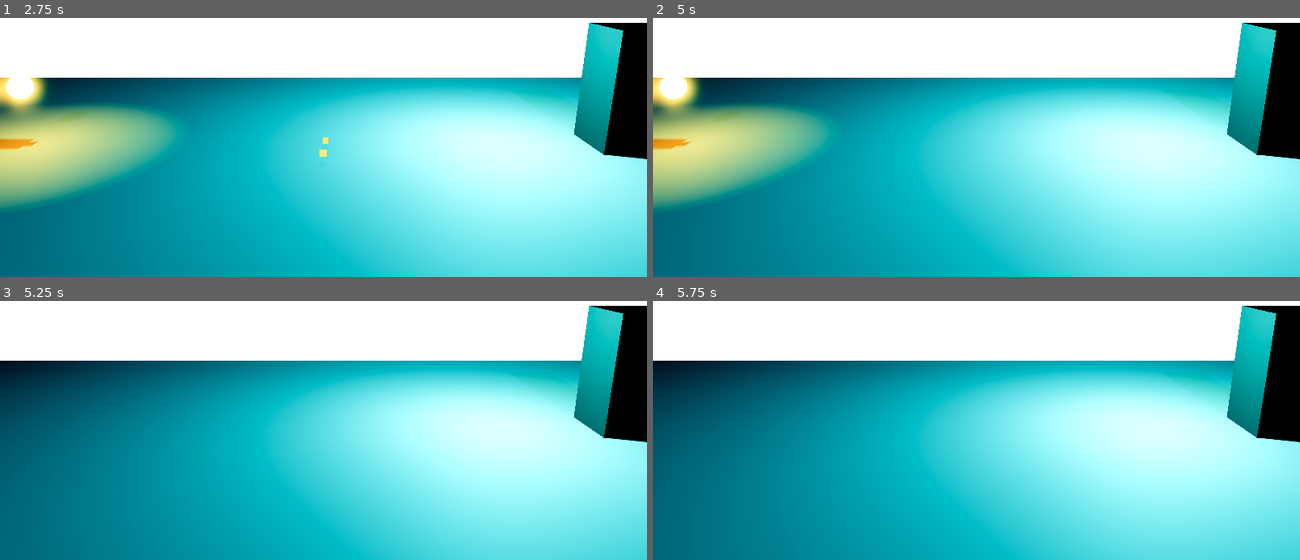
Above: before the commit, frames 1-4 (two rows, left to right).
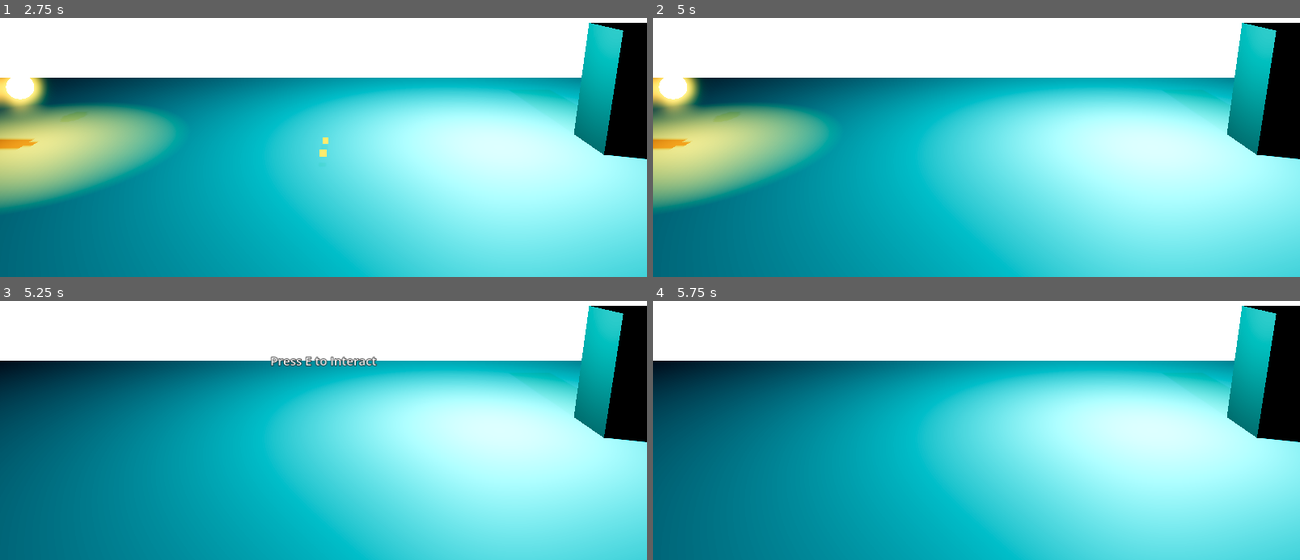
Above: after the commit, the same moments.

Repository: Chucotka/Skeleton-City-Cyber-Rebirth
Game: Godot game, scene res://scenes/levels/prologue_lab.tscn
Same seed, same stepped clock (60 frames per second), same inputs: the game is played once before the commit and once after it.
Inputs (mouse positions are in pixels of both pictures, inside the frame that each line leads up to):
- Up to frame 1 (2.75 s): tap Enter (ui_accept) at 0.5, 0.8, 1.25, 1.35, 2 s; move the mouse to (465, 77) at 0.52 s; hold D (move_right) 0.53-1.28 s; hold E (interact) 0.53-1.28 s; tap Space (jump) at 0.77, 1.52 s; move the mouse to (194, 113) at 1.27 s; hold A (move_left) 1.28-2.03 s; tap E (interact) at 1.55 s; move the mouse to (outside the picture) at 2.02 s; hold D (move_right) from 2.03 s (still down); hold Enter (ui_accept) from 2.03 s (still down); click (outside the picture) at 2.1 s
- Up to frame 2 (5 s): move the mouse to (944, 168) at 2.77 s; release Enter (ui_accept) at 2.78 s; tap E (interact) at 2.85, 4.35 s; tap Space (jump) at 3.02, 3.77, 4.52 s; tap Enter (ui_accept) at 3.5 s; move the mouse to (1170, 150) at 3.52 s; release D (move_right) at 3.53 s; hold Enter (ui_accept) 3.53-4.28 s; hold A (move_left) from 3.53 s (still down); move the mouse to (782, 41) at 4.27 s
- Up to frame 3 (5.25 s): keep holding A (move_left); tap E (interact) at 5 s; move the mouse to (355, 378) at 5.02 s; hold Enter (ui_accept) from 5.03 s (still down)
- Up to frame 4 (5.75 s): keep holding A (move_left); keep holding Enter (ui_accept)

Frames 1-2 are identical in both runs. In frame 3, 0.4% of the frame differs, in the area x 41-59%, y 21-26%; in frame 4, nothing differs.

Commit message:
feat: implement interaction prompts and hacking minigame
- Add InteractionPrompt UI for contextual feedback.
- Implement timing-bar HackingMinigame.
- Create HackingTerminal and Door systems for environmental puzzles.
- Update PlayerController to show/hide interaction prompts.
- Integrate new hacking elements into the Prologue Lab scene.
- Fix sub-resource errors in scene file for HackingTerminal nodes.

Co-authored-by: Chucotka <196717376+Chucotka@users.noreply.github.com>

Diff:
--- a/scenes/levels/prologue_lab.tscn
+++ b/scenes/levels/prologue_lab.tscn
@@ -7,6 +7,10 @@
 [ext_resource type="Resource" path="res://resources/memories/first_memory.tres" id="5_mem_data"]
 [ext_resource type="Script" path="res://scripts/player/hitbox_3d.gd" id="6_hitbox"]
 [ext_resource type="Script" path="res://scripts/systems/i_damageable.gd" id="7_damageable"]
+[ext_resource type="PackedScene" path="res://scenes/ui/interaction_prompt.tscn" id="8_prompt"]
+[ext_resource type="PackedScene" path="res://scenes/ui/hacking_minigame.tscn" id="9_hacking"]
+[ext_resource type="Script" path="res://scripts/environment/hacking_terminal.gd" id="10_hack_term"]
+[ext_resource type="Script" path="res://scripts/environment/door.gd" id="11_door"]
 
 [sub_resource type="CapsuleShape3D" id="CapsuleShape3D_1"]
 radius = 0.5
@@ -14,6 +18,12 @@
 
 [sub_resource type="BoxShape3D" id="BoxShape3D_2"]
 size = Vector3(1.5, 1, 1)
+
+[sub_resource type="BoxShape3D" id="BoxShape3D_3"]
+size = Vector3(1, 2, 1)
+
+[sub_resource type="BoxMesh" id="BoxMesh_1"]
+size = Vector3(1, 2, 1)
 
 [sub_resource type="StandardMaterial3D" id="StandardMaterial3D_Dummy"]
 albedo_color = Color(0.5, 0.2, 0.2, 1)
@@ -66,12 +76,46 @@
 [node name="CollisionShape3D" type="CollisionShape3D" parent="Player/Hitbox3D"]
 shape = SubResource("BoxShape3D_2")
 
+[node name="UI" type="CanvasLayer" parent="Player"]
+
+[node name="InteractionPrompt" parent="Player/UI" instance=ExtResource("8_prompt")]
+
 [node name="Terminal" parent="." instance=ExtResource("3_terminal")]
 transform = Transform3D(1, 0, 0, 0, 1, 0, 0, 0, 1, 8, 1, 0)
+
+[node name="HackingTerminal" type="StaticBody3D" parent="."]
+transform = Transform3D(1, 0, 0, 0, 1, 0, 0, 0, 1, 12, 1, 0)
+script = ExtResource("10_hack_term")
+linked_object = NodePath("../HackedDoor")
+alarm_light = NodePath("AlarmLight")
+
+[node name="CollisionShape3D" type="CollisionShape3D" parent="HackingTerminal"]
+shape = SubResource("BoxShape3D_3")
+
+[node name="MeshInstance3D" type="MeshInstance3D" parent="HackingTerminal"]
+mesh = SubResource("BoxMesh_1")
+
+[node name="AlarmLight" type="OmniLight3D" parent="HackingTerminal"]
+transform = Transform3D(1, 0, 0, 0, 1, 0, 0, 0, 1, 0, 1.5, 0)
+light_color = Color(1, 1, 1, 1)
+light_energy = 0.0
+
+[node name="HackedDoor" type="Node3D" parent="."]
+transform = Transform3D(1, 0, 0, 0, 1, 0, 0, 0, 1, 15, 0, 0)
+script = ExtResource("11_door")
+
+[node name="DoorMesh" type="CSGBox3D" parent="HackedDoor"]
+transform = Transform3D(1, 0, 0, 0, 1, 0, 0, 0, 1, 0, 2.5, 0)
+use_collision = true
+size = Vector3(0.5, 5, 4)
 
 [node name="MemoryFragmentItem" parent="." instance=ExtResource("4_memory")]
 transform = Transform3D(1, 0, 0, 0, 1, 0, 0, 0, 1, -5, 1, 0)
 memory_data = ExtResource("5_mem_data")
+
+[node name="HackingUI" type="CanvasLayer" parent="."]
+
+[node name="HackingMinigame" parent="HackingUI" instance=ExtResource("9_hacking")]
 
 [node name="BrokenRobotDummy" type="CSGBox3D" parent="."]
 transform = Transform3D(1, 0, 0, 0, 1, 0, 0, 0, 1, 5, 1, 0)
--- /dev/null
+++ b/scenes/ui/hacking_minigame.tscn
@@ -0,0 +1,83 @@
+[gd_scene load_steps=2 format=3]
+
+[ext_resource type="Script" path="res://scripts/ui/hacking_minigame.gd" id="1_script"]
+
+[node name="HackingMinigame" type="Control"]
+layout_mode = 3
+anchors_preset = 8
+anchor_left = 0.5
+anchor_top = 0.5
+anchor_right = 0.5
+anchor_bottom = 0.5
+grow_horizontal = 2
+grow_vertical = 2
+script = ExtResource("1_script")
+
+[node name="Background" type="ColorRect" parent="."]
+layout_mode = 1
+anchors_preset = 8
+anchor_left = 0.5
+anchor_top = 0.5
+anchor_right = 0.5
+anchor_bottom = 0.5
+offset_left = -200.0
+offset_top = -25.0
+offset_right = 200.0
+offset_bottom = 25.0
+grow_horizontal = 2
+grow_vertical = 2
+color = Color(0.1, 0.1, 0.1, 0.8)
+
+[node name="ProgressBar" type="Control" parent="."]
+layout_mode = 1
+anchors_preset = 8
+anchor_left = 0.5
+anchor_top = 0.5
+anchor_right = 0.5
+anchor_bottom = 0.5
+offset_left = -190.0
+offset_top = -15.0
+offset_right = 190.0
+offset_bottom = 15.0
+grow_horizontal = 2
+grow_vertical = 2
+
+[node name="SuccessZone" type="ColorRect" parent="ProgressBar"]
+layout_mode = 1
+anchors_preset = 13
+anchor_left = 0.5
+anchor_right = 0.5
+anchor_bottom = 1.0
+offset_left = -30.0
+offset_right = 30.0
+grow_horizontal = 2
+grow_vertical = 2
+color = Color(0, 0.8, 0, 0.5)
+
+[node name="Slider" type="ColorRect" parent="ProgressBar"]
+layout_mode = 1
+anchors_preset = 13
+anchor_left = 0.5
+anchor_right = 0.5
+anchor_bottom = 1.0
+offset_left = -2.0
+offset_right = 2.0
+grow_horizontal = 2
+grow_vertical = 2
+color = Color(1, 1, 1, 1)
+
+[node name="Label" type="Label" parent="."]
+layout_mode = 1
+anchors_preset = 8
+anchor_left = 0.5
+anchor_top = 0.5
+anchor_right = 0.5
+anchor_bottom = 0.5
+offset_left = -100.0
+offset_top = 35.0
+offset_right = 100.0
+offset_bottom = 60.0
+grow_horizontal = 2
+grow_vertical = 2
+text = "Press SPACE to Hack"
+horizontal_alignment = 1
--- /dev/null
+++ b/scenes/ui/interaction_prompt.tscn
@@ -0,0 +1,37 @@
+[gd_scene load_steps=3 format=3]
+
+[ext_resource type="Script" path="res://scripts/ui/interaction_prompt.gd" id="1_script"]
+
+[sub_resource type="LabelSettings" id="LabelSettings_1"]
+font_size = 24
+outline_size = 4
+outline_color = Color(0, 0, 0, 1)
+
+[node name="InteractionPrompt" type="Control"]
+layout_mode = 3
+anchors_preset = 8
+anchor_left = 0.5
+anchor_top = 0.5
+anchor_right = 0.5
+anchor_bottom = 0.5
+grow_horizontal = 2
+grow_vertical = 2
+script = ExtResource("1_script")
+
+[node name="Label" type="Label" parent="."]
+layout_mode = 1
+anchors_preset = 8
+anchor_left = 0.5
+anchor_top = 0.5
+anchor_right = 0.5
+anchor_bottom = 0.5
+offset_left = -100.0
+offset_top = -50.0
+offset_right = 100.0
+offset_bottom = -20.0
+grow_horizontal = 2
+grow_vertical = 2
+text = "Press E to Interact"
+label_settings = SubResource("LabelSettings_1")
+horizontal_alignment = 1
+vertical_alignment = 1
--- /dev/null
+++ b/scripts/environment/door.gd
@@ -0,0 +1,22 @@
+extends Node3D
+
+@export var is_locked: bool = true
+@onready var anim_player: AnimationPlayer = get_node_or_null("AnimationPlayer")
+
+func unlock() -> void:
+	is_locked = false
+	print("Door unlocked!")
+	open()
+
+func open() -> void:
+	if is_locked:
+		print("Door is locked.")
+		return
+
+	print("Opening door...")
+	if anim_player:
+		anim_player.play("open")
+	else:
+		# Fallback: simple movement or hide
+		hide()
+		set_process_mode(PROCESS_MODE_DISABLED)
--- /dev/null
+++ b/scripts/environment/hacking_terminal.gd
@@ -0,0 +1,43 @@
+extends Interactable
+
+## Terminal that triggers a hacking minigame.
+
+@export var linked_object: Node3D # Door or terminal to unlock
+@export var alarm_light: OmniLight3D
+
+var hacking_ui: Control
+
+func _ready() -> void:
+	interact_text = "Hack"
+	# Find hacking UI - ideally this would be injected or globally accessible
+	# For now, we search in the current scene's UI layer
+	hacking_ui = get_tree().root.find_child("HackingMinigame", true, false)
+
+func _on_interact() -> void:
+	if hacking_ui:
+		if not hacking_ui.is_connected("minigame_completed", _on_hacking_completed):
+			hacking_ui.minigame_completed.connect(_on_hacking_completed, CONNECT_ONE_SHOT)
+		hacking_ui.start()
+	else:
+		push_error("Hacking UI not found in scene!")
+
+func _on_hacking_completed(success: bool) -> void:
+	if success:
+		_handle_success()
+	else:
+		_handle_failure()
+
+func _handle_success() -> void:
+	print("Terminal successfully hacked!")
+	if linked_object and linked_object.has_method("unlock"):
+		linked_object.unlock()
+	# Disable this terminal
+	is_enabled = false
+	interact_text = "Hacked"
+
+func _handle_failure() -> void:
+	print("Hack failed! Security alert triggered.")
+	if alarm_light:
+		alarm_light.light_color = Color(1, 0, 0)
+		alarm_light.light_energy = 10.0
+		# In a real game, you would trigger a sound and possibly enemies
--- a/scripts/player/player_controller.gd
+++ b/scripts/player/player_controller.gd
@@ -21,6 +21,7 @@
 @onready var sprite: Sprite3D = $Sprite3D
 @onready var interaction_ray: RayCast3D = $InteractionRay
 @onready var hitbox: Hitbox3D = $Hitbox3D
+@onready var interaction_prompt: Control = get_node_or_null("UI/InteractionPrompt")
 
 signal interaction_triggered(interactable: Node)
 signal state_changed(new_state: State)
@@ -67,8 +68,32 @@
 	move_and_slide()
 
 	# Interaction check
+	update_interaction_ui()
 	if Input.is_action_just_pressed("interact"):
 		check_interaction()
+
+func update_interaction_ui() -> void:
+	if not interaction_prompt:
+		return
+
+	if interaction_ray.is_colliding():
+		var collider = interaction_ray.get_collider()
+		var interactable = _get_interactable(collider)
+		if interactable:
+			interaction_prompt.display("Press E to " + interactable.interact_text)
+		else:
+			interaction_prompt.dismiss()
+	else:
+		interaction_prompt.dismiss()
+
+func _get_interactable(collider: Node) -> Node:
+	if not collider:
+		return null
+	if collider.has_method("interact"):
+		return collider
+	elif collider.get_parent().has_method("interact"):
+		return collider.get_parent()
+	return null
 
 func handle_standard_movement(delta: float) -> void:
 	# Handle Jump.
@@ -122,12 +147,7 @@
 	if interaction_ray.is_colliding():
 		var collider = interaction_ray.get_collider()
 		if collider:
-			var interactable = null
-			if collider.has_method("interact"):
-				interactable = collider
-			elif collider.get_parent().has_method("interact"):
-				interactable = collider.get_parent()
-
+			var interactable = _get_interactable(collider)
 			if interactable:
 				interactable.interact()
 				interaction_triggered.emit(interactable)
--- /dev/null
+++ b/scripts/ui/hacking_minigame.gd
@@ -0,0 +1,61 @@
+extends Control
+
+signal minigame_completed(success: bool)
+
+@export var speed: float = 2.0
+@export var success_zone_center: float = 0.5
+@export var success_zone_width: float = 0.15
+
+@onready var slider: ColorRect = $ProgressBar/Slider
+@onready var progress_bar: Control = $ProgressBar
+@onready var success_zone_ui: ColorRect = $ProgressBar/SuccessZone
+
+var current_pos: float = 0.0
+var direction: int = 1
+var is_active: bool = false
+
+func _ready() -> void:
+	hide()
+	# Set up success zone visual
+	success_zone_ui.anchor_left = success_zone_center - (success_zone_width / 2.0)
+	success_zone_ui.anchor_right = success_zone_center + (success_zone_width / 2.0)
+
+func start() -> void:
+	current_pos = 0.0
+	direction = 1
+	is_active = true
+	show()
+
+func _process(delta: float) -> void:
+	if not is_active:
+		return
+
+	current_pos += speed * direction * delta
+	if current_pos >= 1.0:
+		current_pos = 1.0
+		direction = -1
+	elif current_pos <= 0.0:
+		current_pos = 0.0
+		direction = 1
+
+	slider.anchor_left = current_pos - 0.01
+	slider.anchor_right = current_pos + 0.01
+
+func _input(event: InputEvent) -> void:
+	if not is_active:
+		return
+
+	if event.is_action_pressed("ui_accept") or event.is_action_pressed("interact"):
+		finish_game()
+
+func finish_game() -> void:
+	is_active = false
+	var is_success = abs(current_pos - success_zone_center) <= (success_zone_width / 2.0)
+
+	if is_success:
+		print("Hack Success!")
+	else:
+		print("Hack Failed!")
+
+	minigame_completed.emit(is_success)
+	hide()
--- /dev/null
+++ b/scripts/ui/interaction_prompt.gd
@@ -0,0 +1,13 @@
+extends Control
+
+@onready var label: Label = $Label
+
+func _ready() -> void:
+	hide()
+
+func display(text: String) -> void:
+	label.text = text
+	show()
+
+func dismiss() -> void:
+	hide()
